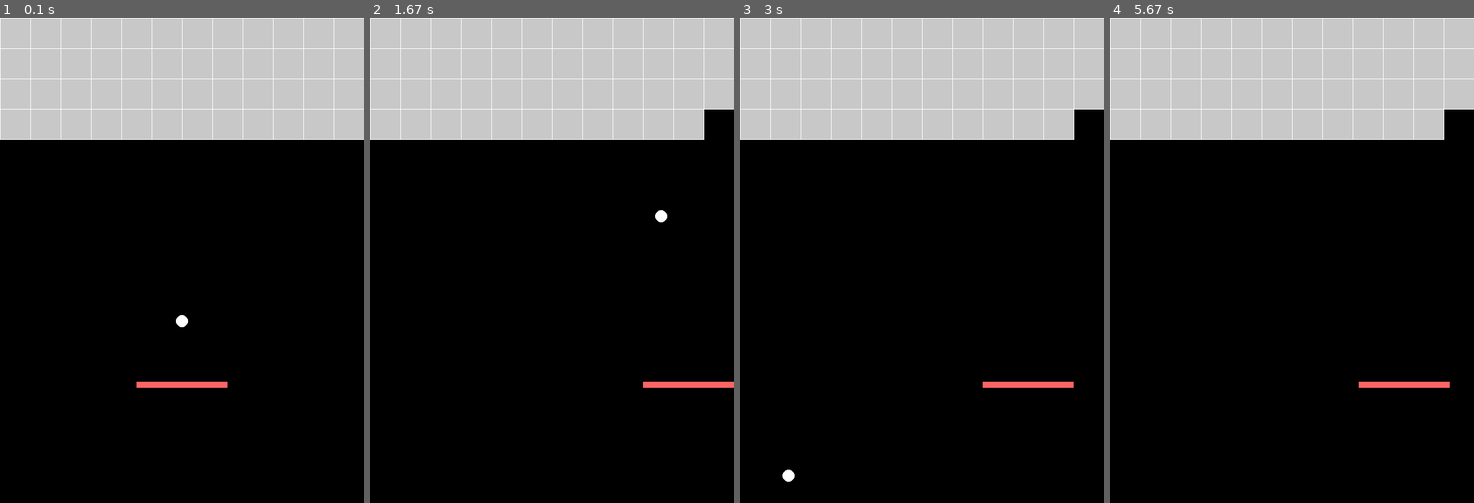
Above: before the commit, frames 1-4 (left to right).
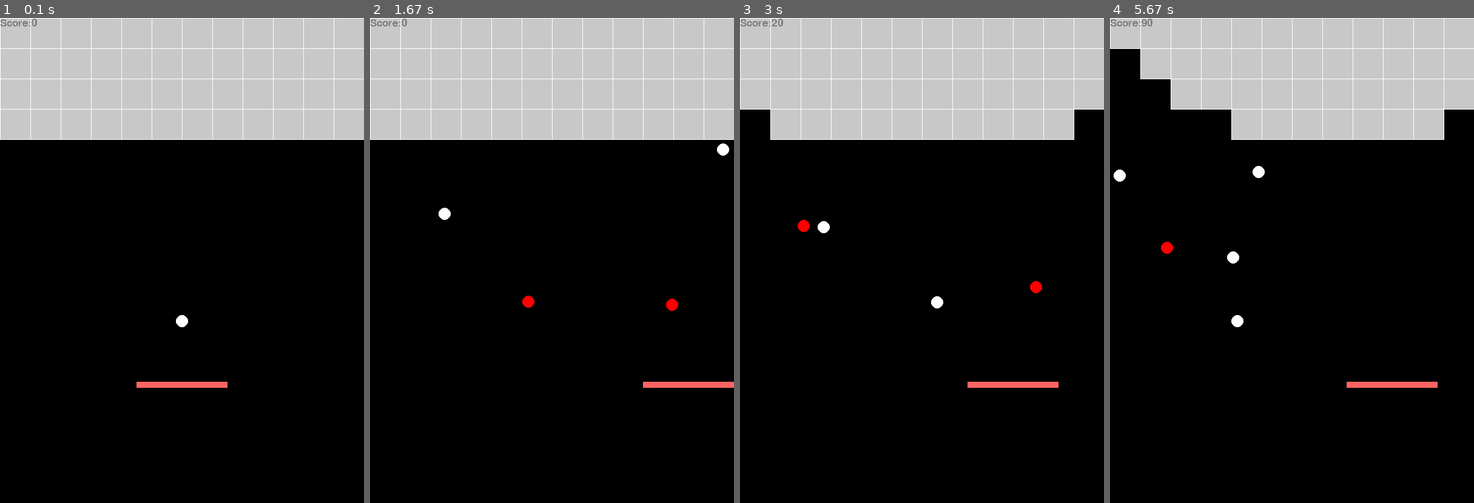
Above: after the commit, the same moments.

Repository: pidan1919810/bounce_game
Game: pygame game, started from main.py
Two runs of this game, one before a commit and one after it. Both use one fixed random seed, a clock stepped at 60 frames per second and the inputs below.
Inputs:
- Up to frame 1 (0.1 s): no input
- Up to frame 2 (1.67 s): hold M 0.33-0.8 s; hold Right 0.33-0.8 s; hold N 0.83-1.3 s; hold Right 0.83-1.3 s; hold M from 1.33 s (still down); hold Right from 1.33 s (still down)
- Up to frame 3 (3 s): release M at 1.8 s; release Right at 1.8 s; hold Left from 2.83 s (still down)
- Up to frame 4 (5.67 s): release Left at 3.37 s; hold Left 3.4-3.8 s; hold Right 3.83-4.47 s; hold Left 4.5-4.97 s; hold Right 5-5.47 s; hold Right from 5.5 s (still down)

The runs differ from the first frame. In frame 1, less than 0.1% of the frame differs, in the area x 0-11%, y 0-2%; in frame 2, 0.9%; in frame 3, 1.0%; in frame 4, 4.1%, in the area x 0-94%, y 0-77%.

Commit message:
加入了分数，输赢判断，红色分裂球

Diff:
--- a/level.py
+++ b/level.py
@@ -1,15 +1,22 @@
 import pygame
-from setting import SCREEN_HEIGHT, SCREEN_WIDTH
+from level_objects.base_object import Base_object
+from setting import FAILED_TEXT_SIZE, IN_GAME_TEXT_SIZE, TEXT_FONT, WON_TEXT_SIZE
 from level_objects.ball import ball_manager, Normal_ball
 from level_objects.board import board
 from level_objects.brick import brick_manager, Brick
 
 running:bool = True
 objects:list = []
+score:int = 0
 
 def init() -> None:
+    global score, objects
+    score = 0
+
+    objects.clear()
     objects.append(brick_manager)
 
+    ball_manager.clear()
     objects.append(ball_manager)
     ball_manager.extend(Normal_ball,(300,500))
 
@@ -18,10 +25,48 @@
 def is_running() -> bool:
     return running
 
-def in_game() -> None:
-    pass
+def add_score(addend:int) -> None:
+    global score
+    score += addend
 
-score:int = 0
+def in_game(screen:pygame.Surface, events:list[pygame.event.Event]) -> None:
+    for object in objects:
+        object.update(events)
+
+    for object in objects:
+        object.draw(screen)
+
+    fonts = pygame.font.SysFont(TEXT_FONT, IN_GAME_TEXT_SIZE)
+    text = fonts.render(f"Score:{score}", False, (128,128,128))
+    screen.blit(text,(0,0))
+
+def failed_screen(screen:pygame.Surface) -> None:
+    for object in objects:
+        object.draw(screen)
+
+    fonts = pygame.font.SysFont(TEXT_FONT, FAILED_TEXT_SIZE)
+    text = fonts.render("你输了", False, (128,128,128))
+    screen.blit(text,(200,400))
+
+def won_screen(screen:pygame.Surface) -> None:
+    for object in objects:
+        object.draw(screen)
+
+    fonts = pygame.font.SysFont(TEXT_FONT, WON_TEXT_SIZE)
+    text = fonts.render("你赢了", False, (128,128,128))
+    screen.blit(text,(200,400))
+
+def is_fail() -> bool:
+    if ball_manager.get_cout() < 1:
+        return True
+    else:
+        return False
+
+def is_win() -> bool:
+    if brick_manager.get_brick_cout() <= 0:
+        return True
+    else:
+        return False
 
 def update_level(screen) -> None:
     global running
@@ -30,12 +75,13 @@
         if event.type == pygame.QUIT:
             running = False
 
-    for object in objects:
-        object.update(events)
-
     screen.fill((0, 0, 0))
 
-    for object in objects:
-        object.draw(screen)
+    if is_fail():
+        failed_screen(screen)
+    elif is_win():
+        won_screen(screen)
+    else:
+        in_game(screen, events)
 
     pygame.display.flip()
--- a/level_objects/ball.py
+++ b/level_objects/ball.py
@@ -20,30 +20,40 @@
 
     def __init__(self, x:float, y:float) -> None:
         super().__init__(x, y)
-        self.direction = Vector2(1,0)
+        self.direction = Vector2(0,0)
+
+    def random_direction(self) -> None:
+        self.direction = pygame.Vector2(random.random(),-random.random())
+        if random.randint(0,1) == 0:
+            self.direction.x = -1
+        self.direction.normalize()
 
     def move(self) -> None:
+        self.direction.normalize_ip()
+        print(self.direction)
         speed = self.speed
         self.x += self.direction.x * speed
         self.y += self.direction.y * speed
 
     def bounce(self) -> None:
+        delta_move_x = random.randint(-20,20)/100
+        delta_move_y = random.randint(-20,20)/100
         #左右墙反弹
         if self.x + self.raduis >= SCREEN_WIDTH or self.x-self.raduis <= 0:
-            self.direction.x *= -1
+            self.direction.x *= -1 + delta_move_x
         #低于屏幕
         if self.y + self.raduis >= SCREEN_HEIGHT:
             self.out_screen()
 
         #上墙反弹
         if self.y <= 0:
-            self.direction.y *= -1
+            self.direction.y *= -1 + delta_move_y
 
         from .board import board
         #弹版反弹
         if self.x + self.raduis >= board.get_x() and self.x - self.raduis <= board.get_x() + board.get_length():
             if self.y + self.raduis >= board.get_y() and self.y - self.raduis <= board.get_y():
-                self.direction.y *= -1
+                self.direction.y *= -1 + delta_move_y
         #砖块反弹
         from .brick import brick_manager
         bricks = brick_manager.get_bricks()
@@ -61,16 +71,18 @@
                 dy = self.y - brick_center_y
 
                 # 根据偏移判断是水平碰撞还是垂直碰撞
-                delta_move = random.randint(-10,10)/100
+
                 if abs(dx) > abs(dy):
-                    self.direction.x *= -1 + delta_move
+                    self.direction.x *= -1 + delta_move_x
                 else:
-                    self.direction.y *= -1 + delta_move
+                    self.direction.y *= -1 + delta_move_y
 
                 self.direction.normalize()
                 self.touch_object(brick)
 
                 break  # 一次只处理一个砖块
+
+
 
     @abstractmethod
     def out_screen(self) -> None:
@@ -107,22 +119,37 @@
         from .brick import brick_manager, Brick
         if isinstance(object, Brick):
             brick_manager.break_brick(object)
-
-#class Effect_ball(Base_balls):
-#    def __init__(self, x:float, y:float) -> None:
-#        super().__init__(x,y)
-#        #self.effect:str = effect
-#        self.x = random.randint(0,800)
-#        self.y = 0
-
-#    def draw(self, screen) -> None:
-#        super().draw(screen)
-
-#    def bounce(self) -> None:
-#        ball_manager.extend(Ball,(self.x-20,self.y),(self.x,self.y),(self.x+20,self.y))
-#        ball_manager.delete_ball(self)
-
-class Ball_manager():
+            from level import add_score
+            add_score(10)
+
+class Effect_ball(Base_balls):
+    def __init__(self, x:float, y:float) -> None:
+        super().__init__(x,y)
+        #self.effect:str = effect
+        self.raduis = 10
+        self.speed = 5
+        self.random_direction()
+
+        self.color = pygame.Color(255,0,0)
+
+    def update(self, events: list[Event]) -> None:
+        self.move()
+        self.bounce()
+
+    def draw(self, screen) -> None:
+        pygame.draw.circle(screen, self.color, (self.x, self.y), self.raduis)
+
+    def touch_object(self, object: Base_object | None) -> None:
+        ball_manager.extend(Normal_ball,(self.x-20,self.y),(self.x,self.y),(self.x+20,self.y))
+        ball_manager.delete_ball(self)
+        from level import add_score
+        add_score(10)
+
+    def out_screen(self) -> None:
+        return super().out_screen()
+
+
+class Ball_manager(Base_object):
     balls:list[Base_balls]
     ball_count:int
 
@@ -138,12 +165,17 @@
             ) -> None:
 
         for pos in args:
+            self.ball_count += 1
             self.balls.append(cls.create(pos[0], pos[1]))
 
     def update(self, events) -> None:
         for event in events:
             if event.type == pygame.KEYDOWN:
                 self.start = True
+                if event.key == pygame.K_n:
+                    self.extend(Normal_ball,(300,500))
+                if event.key == pygame.K_m:
+                    self.extend(Effect_ball,(300,500))
 
         for ball in self.balls:
             ball.update(events)
@@ -156,5 +188,13 @@
         self.ball_count -= 1
         self.balls.remove(ball)
 
+    def get_cout(self) -> int:
+        return self.ball_count
+
+    def clear(self) -> None:
+        self.ball_count = 0
+        self.balls = []
+        self.start = False
+
 
 ball_manager = Ball_manager()
--- a/level_objects/brick.py
+++ b/level_objects/brick.py
@@ -20,7 +20,7 @@
         return self.size
 
 
-class Brick_manager:
+class Brick_manager(Base_object):
     bricks:list[Brick]
 
     def __init__(self) -> None:
@@ -52,5 +52,11 @@
         for brick in self.bricks:
             brick.draw(screen)
 
+    def clear(self) -> None:
+        self.bricks = []
+        self.make_brick()
+    def get_brick_cout(self) -> int:
+        return len(self.bricks)
+
 
 brick_manager = Brick_manager()
--- a/main.py
+++ b/main.py
@@ -11,8 +11,8 @@
 
 clock = pygame.time.Clock()
 while level.is_running():
-    clock.tick(FPS)
-    running = level.is_running()
     level.update_level(screen)
 
+    clock.tick(FPS)
+
 pygame.quit()
--- a/setting.py
+++ b/setting.py
@@ -1,11 +1,24 @@
+#界面相关
 SCREEN_WIDTH = 600
 SCREEN_HEIGHT = 800
 
+FPS = 30
+
+TEXT_FONT = "songti"
+
+#失败界面
+FAILED_TEXT_SIZE = 30
+
+#游戏中
+IN_GAME_TEXT_SIZE = 25
+
+#胜利界面
+WON_TEXT_SIZE = 25
+
+#元素相关
 BALL_SPEED = 10
 
 BOARD_LENGTH = 150
-BOARD_MOVEING_SPEED = 10
+BOARD_MOVEING_SPEED = 15
 
 BRICK_SIZE = 50
-
-FPS = 30
--- /dev/null
+++ b/testing/print_the_all_fonts.py
@@ -0,0 +1,2 @@
+import pygame
+print(pygame.font.get_fonts())
Empty file added: text_render.py
Not shown, changed: todo_list.txt
Not shown, added: .gitignore
